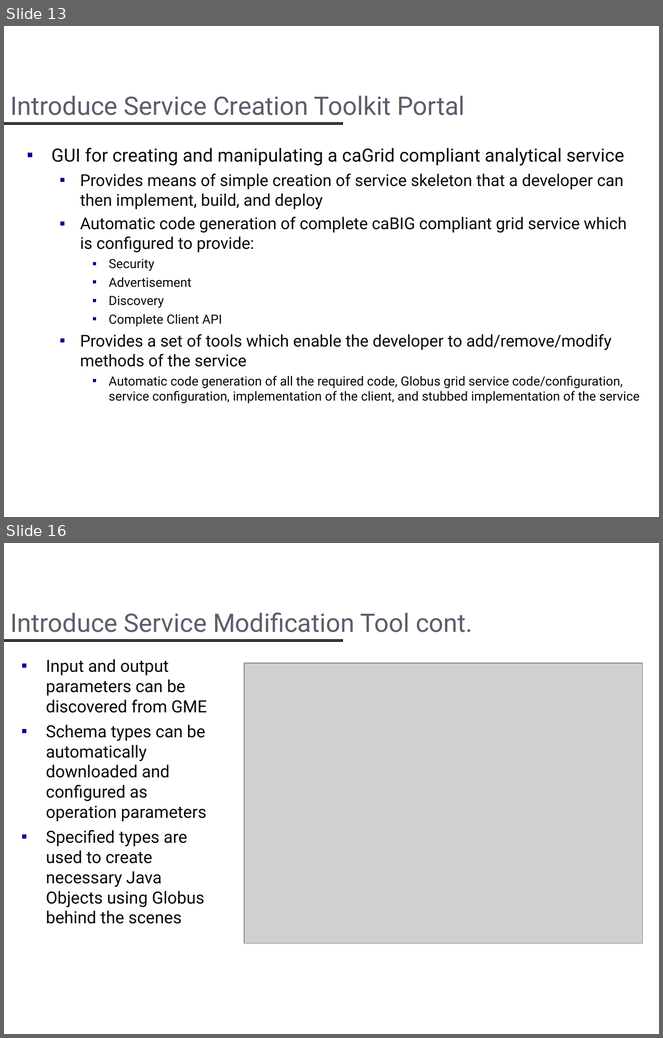
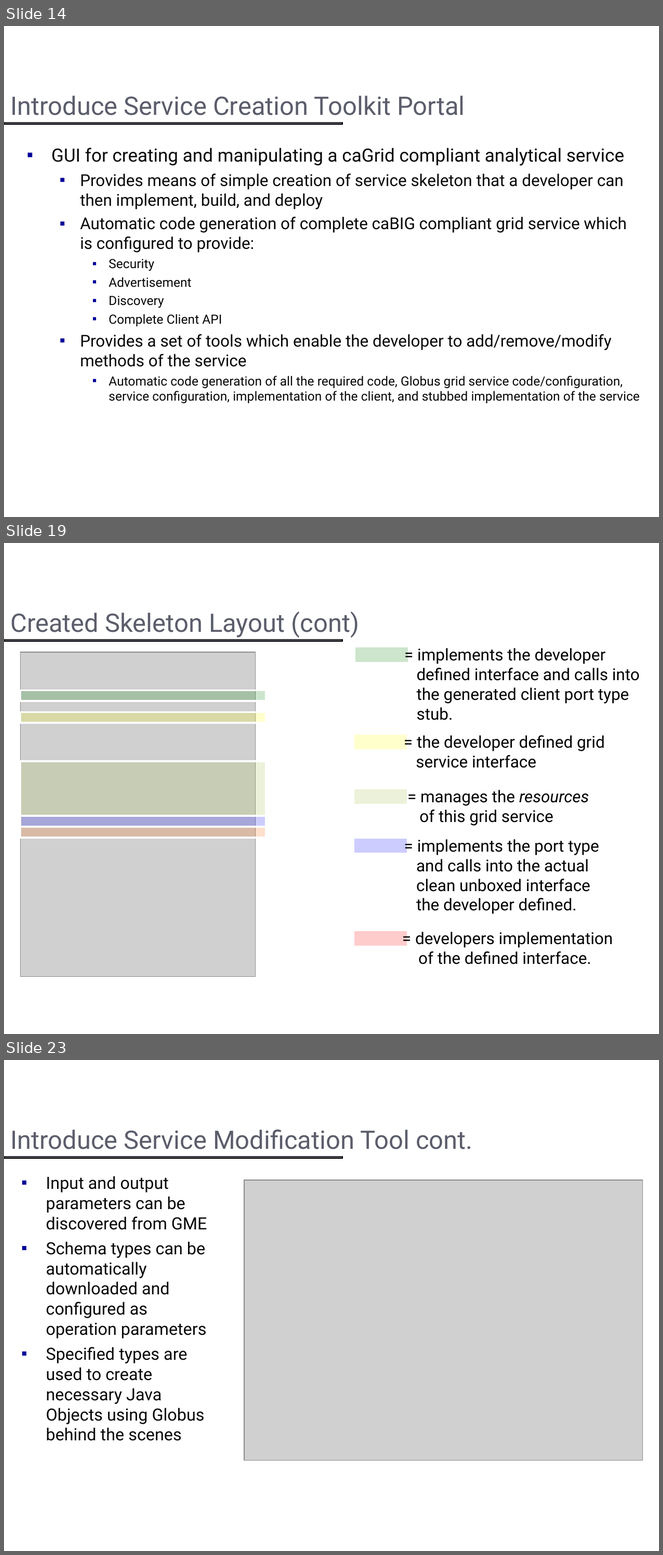
Before and after one commit to NCIP/cagrid-docs, a slide deck: presentations/introduce/Introduce.ppt. Shown one above the other, each under a label of ours: slides 13 and 16 before the commit, slides 14, 19 and 23 after it; the slides between them are not shown. The pictures are 663x1038 and 663x1555 pixels, drawn with LibreOffice and Linux fonts; fonts in the diff are those of the drawing; grey boxes stand for pictures; background and template pictures are left out. Boxes give left, top, right and bottom in pixels: in the first picture for what was removed or moved away, otherwise in the second. Text is boxed around its words. In the diff, an @@ line names an element or a change of style, - is before the commit and + after.

```diff
--- a/presentations/introduce/Introduce.ppt
+++ b/presentations/introduce/Introduce.ppt
@@ slide 19 added at [4, 543, 659, 1034], background #FFFFFF; not listed: 1 template element that a slide beside it also shows @@
@@ title added at [10, 612, 359, 638], 28 pt, text #5B5D6B @@
+Created Skeleton Layout (cont)
@@ rectangle added at [354, 646, 409, 663], fill #008000 at 20% opacity, outline #FFFFFF 2.24 pt @@
@@ text added at [417, 648, 640, 720], 18 pt, text #000000 @@
+= implements the developer
+defined interface and calls into
+the generated client port type
+stub.
@@ picture added at [21, 652, 256, 977] @@
@@ rectangle added at [21, 691, 266, 702], fill #008000 at 20% opacity, outline #FFFFFF 2.24 pt @@
@@ rectangle added at [21, 712, 266, 723], fill #FFFF00 at 20% opacity, outline #FFFFFF 2.24 pt @@
@@ rectangle added at [353, 734, 408, 750], fill #FFFF00 at 20% opacity, outline #FFFFFF 2.24 pt @@
@@ text added at [416, 735, 605, 768], 18 pt, text #000000 @@
+= the developer defined grid
+service interface
@@ rectangle added at [21, 761, 266, 815], fill #A3C145 at 20% opacity, outline #FFFFFF 2.24 pt @@
@@ rectangle added at [353, 788, 408, 805], fill #A3C145 at 20% opacity, outline #FFFFFF 2.24 pt @@
@@ text added at [419, 790, 589, 826], 18 pt, text #000000 @@
+= manages the resources
+of this grid service
@@ rectangle added at [21, 816, 266, 827], fill #0000FF at 20% opacity, outline #FFFFFF 2.24 pt @@
@@ rectangle added at [21, 827, 266, 838], fill #FF6600 at 20% opacity, outline #FFFFFF 2.24 pt @@
@@ rectangle added at [353, 838, 408, 854], fill #0000FF at 20% opacity, outline #FFFFFF 2.24 pt @@
@@ text added at [416, 839, 599, 914], 18 pt, text #000000 @@
+= implements the port type
+and calls into the actual
+clean unboxed interface
+the developer defined.
@@ rectangle added at [353, 931, 408, 947], fill #FF0000 at 20% opacity, outline #FFFFFF 2.24 pt @@
@@ text added at [415, 932, 613, 965], 18 pt, text #000000 @@
+= developers implementation
+of the defined interface.
@@ what was slide 13 is now slide 14 @@
@@ what was slide 16 is now slide 23 @@
```
Also in this commit, not shown: 6 slides changed, 8 other slides added, 2 slides removed, 9 other files.
